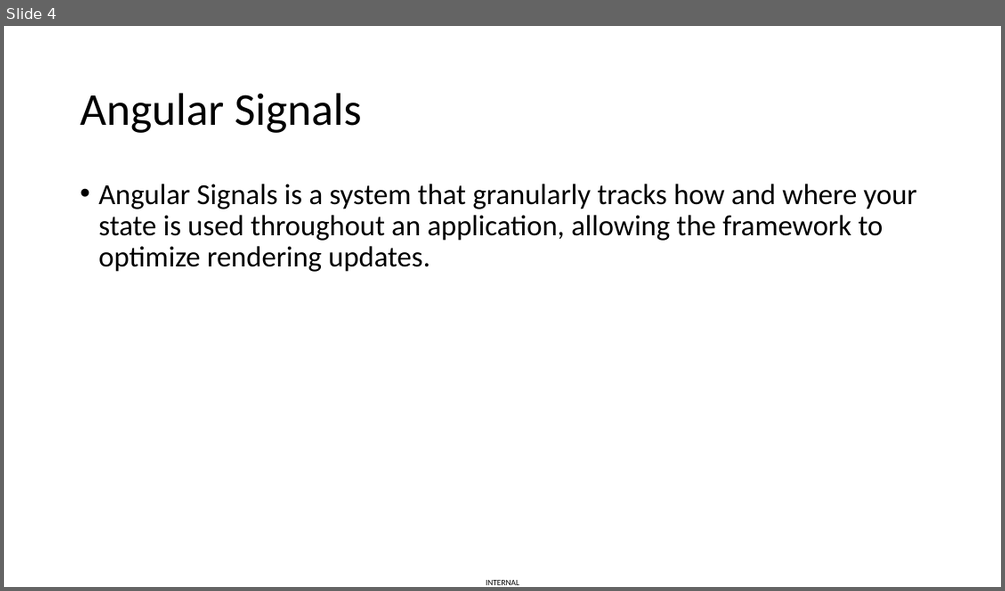
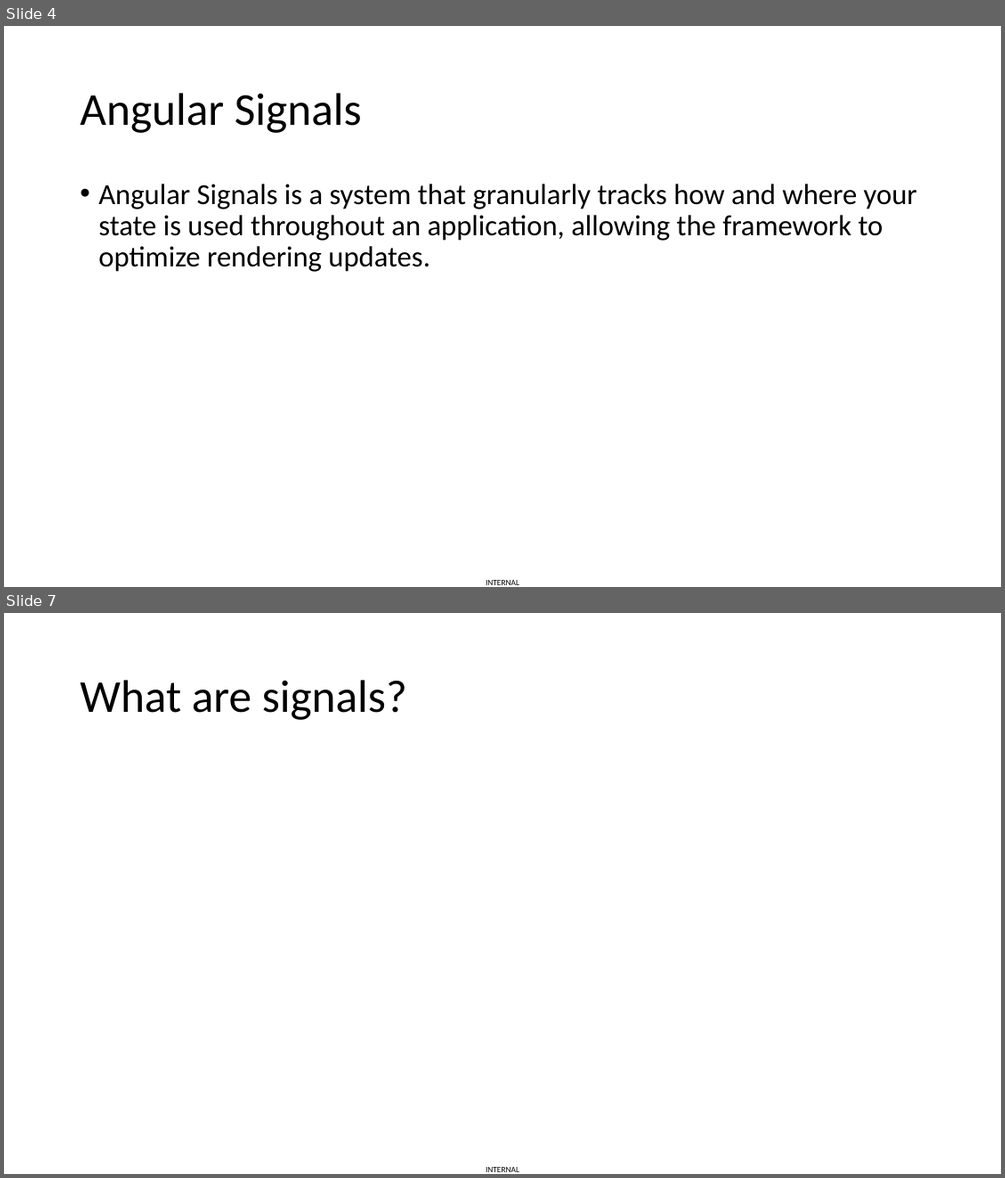
Before and after one commit to vuthaphai/ng-v16-new-features, a slide deck: Angular v16.pptx. Shown one above the other, each under a label of ours: slide 4 before the commit, slides 4 and 7 after it; the slides between them are not shown. The pictures are 1005x591 and 1005x1178 pixels, drawn with LibreOffice and Linux fonts; fonts in the diff are those of the drawing. Boxes give left, top, right and bottom in pixels: in the first picture for what was removed or moved away, otherwise in the second. Text is boxed around its words. In the diff, an @@ line names an element or a change of style, - is before the commit and + after.

```diff
--- a/Angular v16.pptx
+++ b/Angular v16.pptx
@@ slide 7 added at [4, 613, 1001, 1174], background #FFFFFF; not listed: 1 template element that a slide beside it also shows @@
@@ title added at [80, 680, 407, 720], 44 pt, text #000000 @@
+What are signals?
```
Also in this commit, not shown: 1 slide changed, 1 other slide added, 1 slide removed, 2 other files.
